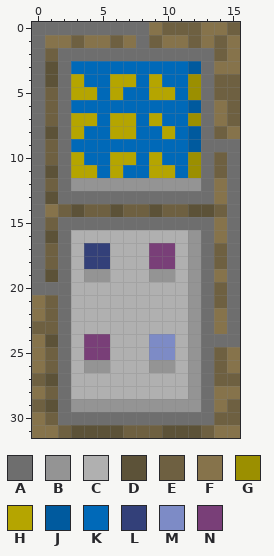
Pixel-art sprite: src/art/wallLayerWithTerminal2.png. Above is the file before it was changed.
The file is 160x320 pixels, drawn in blocks of 10x10; one block is one cell here.
Palette (. is transparent): A #6e6e6e  B #949494  C #b0b0b0  D #5c5238  E #6e6041  F #86734b  G #9b8f00  H #b5a500  J #005a9e  K #0069b8  L #334079  M #7d8bc6  N #793f78
Pixels before, first column x 0:
 0 AAAAAAAAAFEEEFFE
 1 AFFEFFEFAEFFEFEF
 2 AEAAAAAAAAAAAAEF
 3 ADAKKKKKKKKKJAFF
 4 ADAHKKHHKHKKGAEE
 5 AEAHHKHKKHHKGAEE
 6 AEAKKKKKKKKKJAFE
 7 AEAHHKHHKHKKGAFE
 8 ADAHKKHHKKHKJAEF
 9 AEAKKKKKKKKKJAAA
10 AEAHKKHHKHKKGAEA
11 ADAHHKHKKHHKGAEA
12 AEABBBBBBBBBBAFA
13 ADAAAAAAAAAAAAFA
14 AFEDEEDEEDEEDDEA
15 AEAAAAAAAAAAAAFA
16 ADACCCCCCCCCBAFA
17 AEACLLCCCNNCBAEA
18 AEACLLCCCNNCBAEA
19 ADACBBCCCBBCBAFA
20 AAACCCCCCCCCBAEA
21 FEACCCCCCCCCBAEA
22 FEACCCCCCCCCBAFA
23 EEACCCCCCCCCBAFA
24 FDACNNCCCMMCBAAA
25 FEACNNCCCMMCBAEF
26 FEACBBCCCBBCBAEF
27 EDACCCCCCCCCBAEE
28 FEACCCCCCCCCBAFF
29 EDABBBBBBBBBBAFE
30 FEAAAAAAAAAAAAEE
31 FFEDDDDEEEDDDEFF
The same view after the edit:
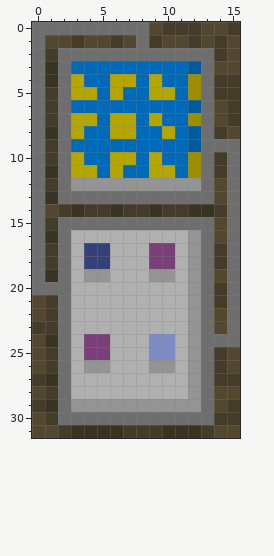
Change:
Colour D changes from #5c5238 to #393323.
Colour E changes from #6e6041 to #443c29.
Colour F changes from #86734b to #53482f.
Pixel boxes of the changes (left, top, right, bottom) in both pictures:
changed: (32, 22, 240, 438)
